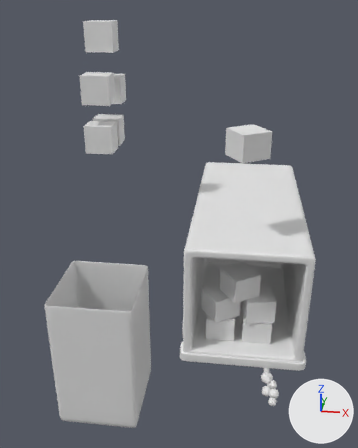
Renders of the Blender file SleepNGJ2025/Assets/magnuzoidArea/Tyred_mockup/tyred_camera.blend from each side of a commit.
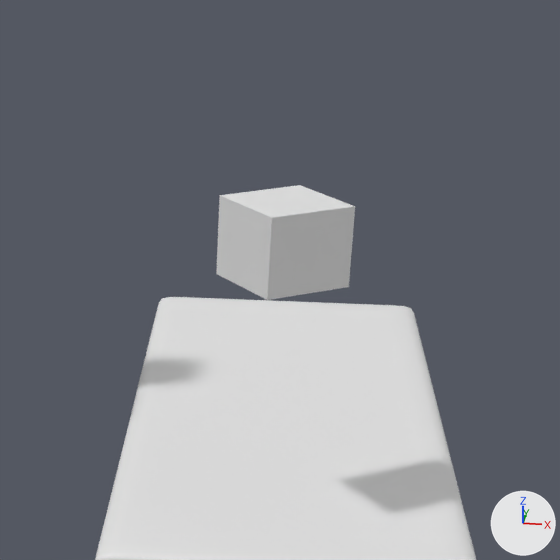
The first picture shows the older version from a 50 mm lens placed at (-0.22, -9.4, 6.27), pointed at (-1.36, -0.33, 2.02). The close-ups show both versions on the part from 42% to 96% of the width and 14% to 56% of the height of that picture; other places that the commit changed are outside them. Arrows for +X, +Y and +Z are at lower right; the lights stay in place.

Objects in the first close-up: 'boxes.005', 'car.body'.
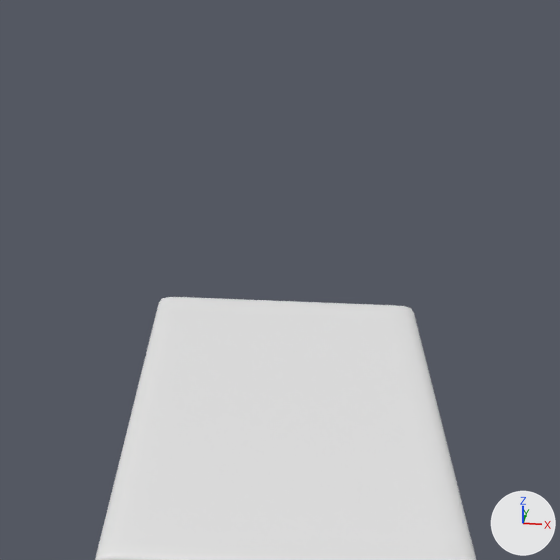
Location of each change, [x1, y1, x2, y2] in pixels of the close-ups (560 x 560 px):
'boxes.005', deleted: before [216, 185, 355, 300]

Patch to the scene script:
```diff
--- a/SleepNGJ2025/Assets/magnuzoidArea/Tyred_mockup/tyred_camera.blend.py
+++ b/SleepNGJ2025/Assets/magnuzoidArea/Tyred_mockup/tyred_camera.blend.py
@@ ob_boxes_005 @@
-ob_boxes_005 = bpy.data.objects.new('boxes.005', me_plane_015)
-ob_boxes_005.parent = ob_car_body
-ob_boxes_005.location = (-0.101, -2.157, 4.047)
-ob_boxes_005.scale = (15.8, 15.8, 15.8)
-_m = ob_boxes_005.modifiers.new('Solidify', 'SOLIDIFY')
-_m.thickness = -0.026
```
